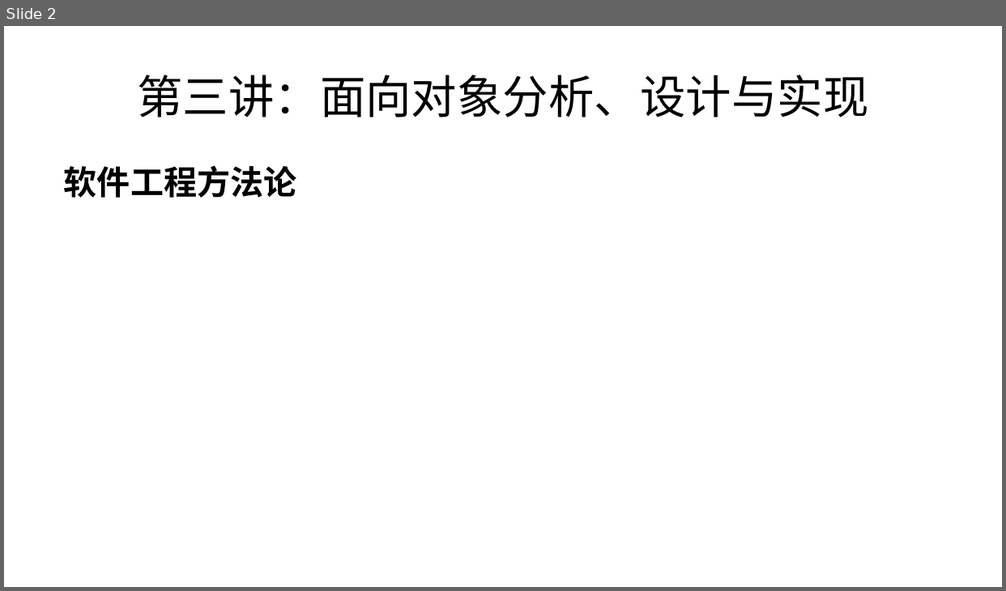
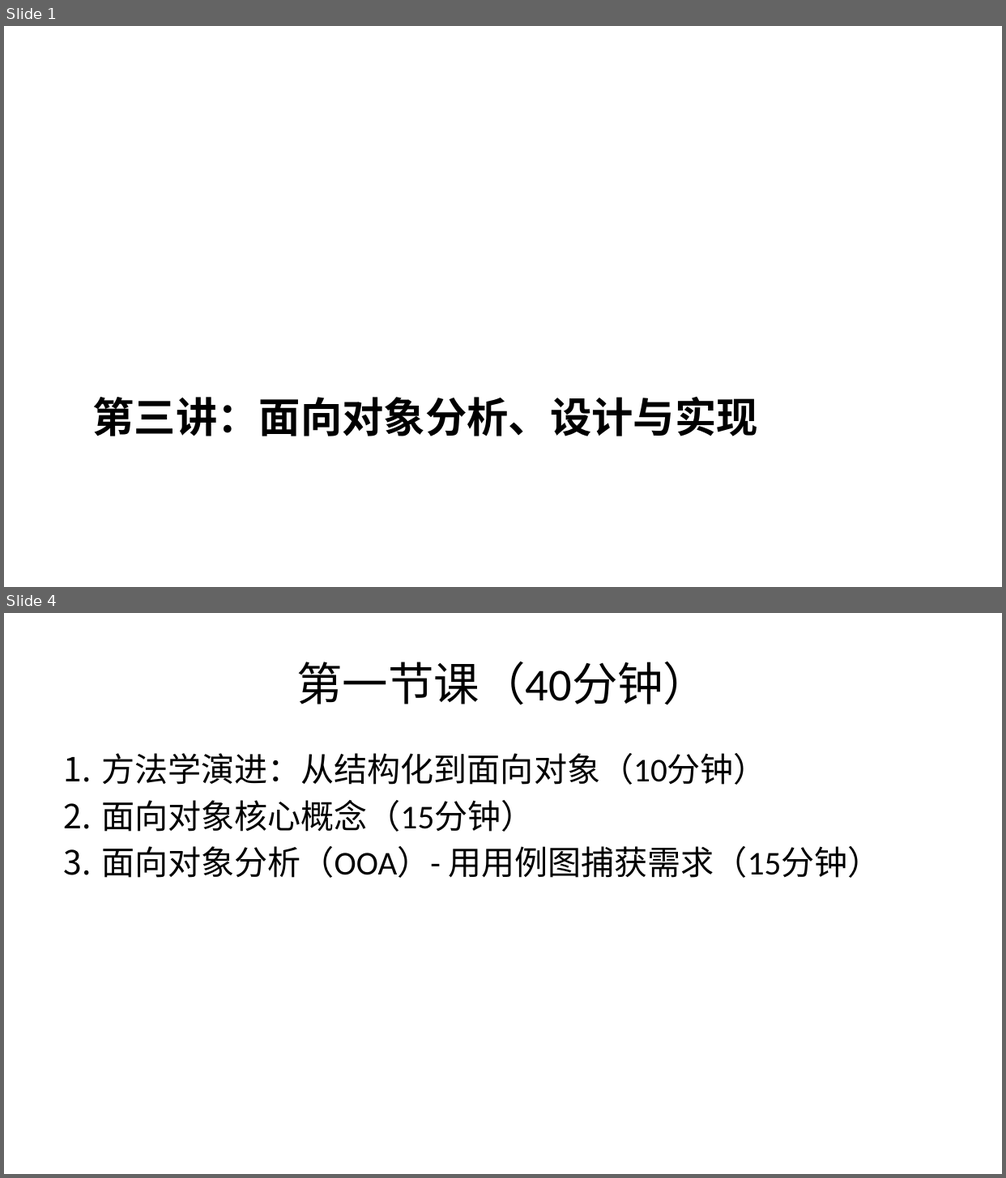
Before and after one commit to yinglichina8848/sqlrustgo-public, a slide deck: docs/教学计划/PPT/第3讲-面向对象分析设计与实现.pptx. Shown one above the other, each under a label of ours: slide 2 before the commit, slides 1 and 4 after it; the slides between them are not shown. The pictures are 1006x591 and 1006x1178 pixels, drawn with LibreOffice and Linux fonts; fonts in the diff are those of the drawing. Boxes give left, top, right and bottom in pixels: in the first picture for what was removed or moved away, otherwise in the second. Text is boxed around its words. In the diff, an @@ line names an element or a change of style, - is before the commit and + after.

Commit message:
docs: 重新组织第3讲PPT结构 - OOA用用例图→概念类图

```diff
--- a/docs/教学计划/PPT/第3讲-面向对象分析设计与实现.pptx
+++ b/docs/教学计划/PPT/第3讲-面向对象分析设计与实现.pptx
@@ slide 4 added at [4, 613, 1002, 1174], background #FFFFFF @@
@@ title added at [296, 662, 709, 705], 33 pt, text #000000 @@
+第一节课（40分钟）
@@ text added at [101, 753, 880, 878], 24 pt, text #000000 @@
+1. 方法学演进：从结构化到面向对象（10分钟）
+2. 面向对象核心概念（15分钟）
+3. 面向对象分析（OOA）- 用用例图捕获需求（15分钟）
@@ what was slide 2 is now slide 1 @@
@@ slide 1 changed as well @@
@@ text removed at [64, 165, 296, 198] @@
-软件工程方法论
@@ title "第三讲：面向对象分析、设计与实现": place and size @@
-title "第三讲：面向对象分析、设计与实现" at [137, 75, 868, 118]
+title "第三讲：面向对象分析、设计与实现" at [93, 397, 758, 437]
@@ title "第三讲：面向对象分析、设计与实现" at [93, 397, 758, 437]: size 33 to 30 pt, bold on; alignment centre to left; vertical alignment middle to top @@
```
Also in this commit, not shown: 17 other slides changed, 33 other slides added, 13 slides removed.
